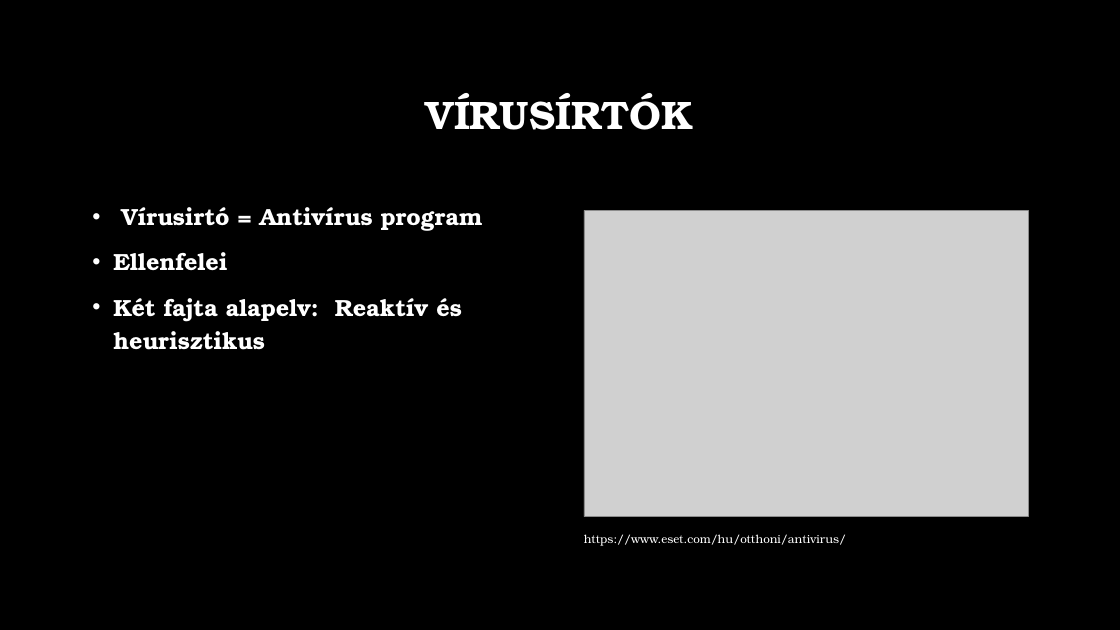
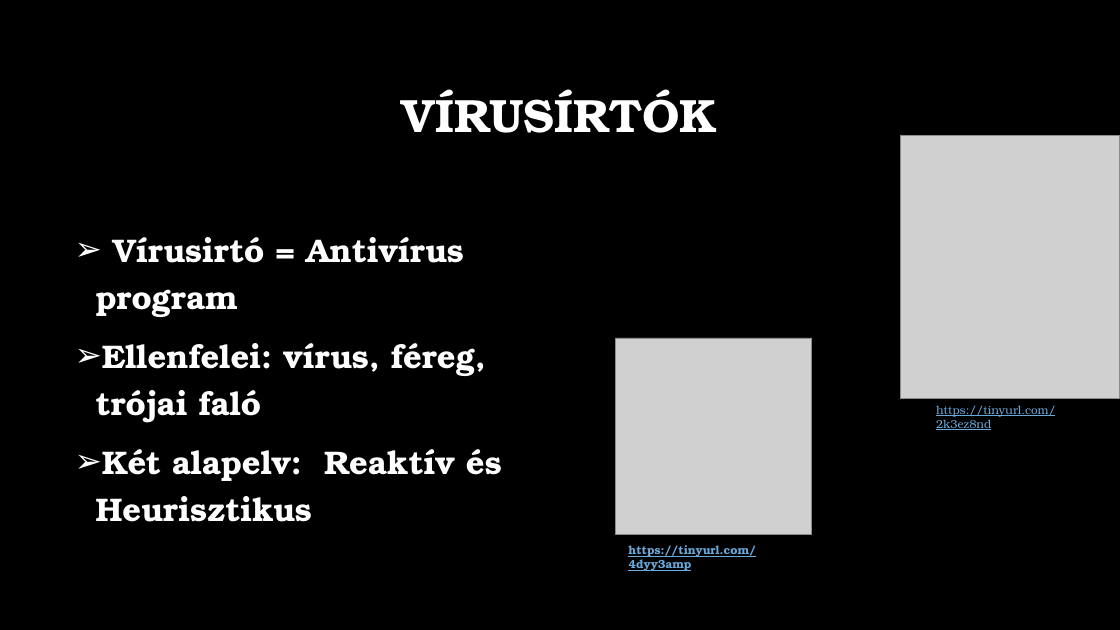
Before and after one commit to bartekaron/Sz-m-t-g-p-v-delme, a slide deck: slide 9 of Számítógép védelme.pptx (slide 4 before the commit). Drawn at 1120x630 pixels with LibreOffice and Linux fonts; fonts in the diff are those of the drawing; grey boxes stand for pictures; background and template pictures are left out. Boxes give left, top, right and bottom in pixels: in the first picture for what was removed or moved away, otherwise in the second. Text is boxed around its words. In the diff, an @@ line names an element or a change of style, - is before the commit and + after.

```diff
--- a/Számítógép védelme.pptx
+++ b/Számítógép védelme.pptx
@@ title "VÍRUSÍRTÓK" at (402, 89, 717, 133): size 34 to 40 pt @@
@@ picture added at (901, 136, 1119, 398) @@
@@ text "Vírusirtó = Antivírus program": place and size @@
-text "Vírusirtó = Antivírus program" at (113, 207, 483, 350)
+text "Vírusirtó = Antivírus program" at (96, 237, 502, 522)
@@ text at (96, 237, 464, 317): size 20 to 28 pt in "Vírusirtó = Antivírus program"; bullet • to ➢ @@
@@ picture removed at (584, 210, 1028, 517) @@
@@ text at (96, 343, 502, 522): text changed; size 20 to 28 pt @@
-• Ellenfelei
-• Két fajta alapelv: Reaktív és heurisztikus
+➢ Ellenfelei: vírus, féreg, trójai faló
+➢ Két alapelv: Reaktív és Heurisztikus
@@ picture added at (616, 338, 812, 534) @@
@@ text at (936, 405, 1056, 430): text changed; text colour #FFFFFF to #6BA9DA @@
-https://www.eset.com/hu/otthoni/antivirus/
+https://tinyurl.com/2k3ez8nd
@@ text added at (628, 545, 756, 571), 10 pt, text #6BA9DA, bold, underline @@
+https://tinyurl.com/4dyy3amp
```
Also in this commit, not shown: 4 other slides changed, 6 slides added, 5 slides removed.
